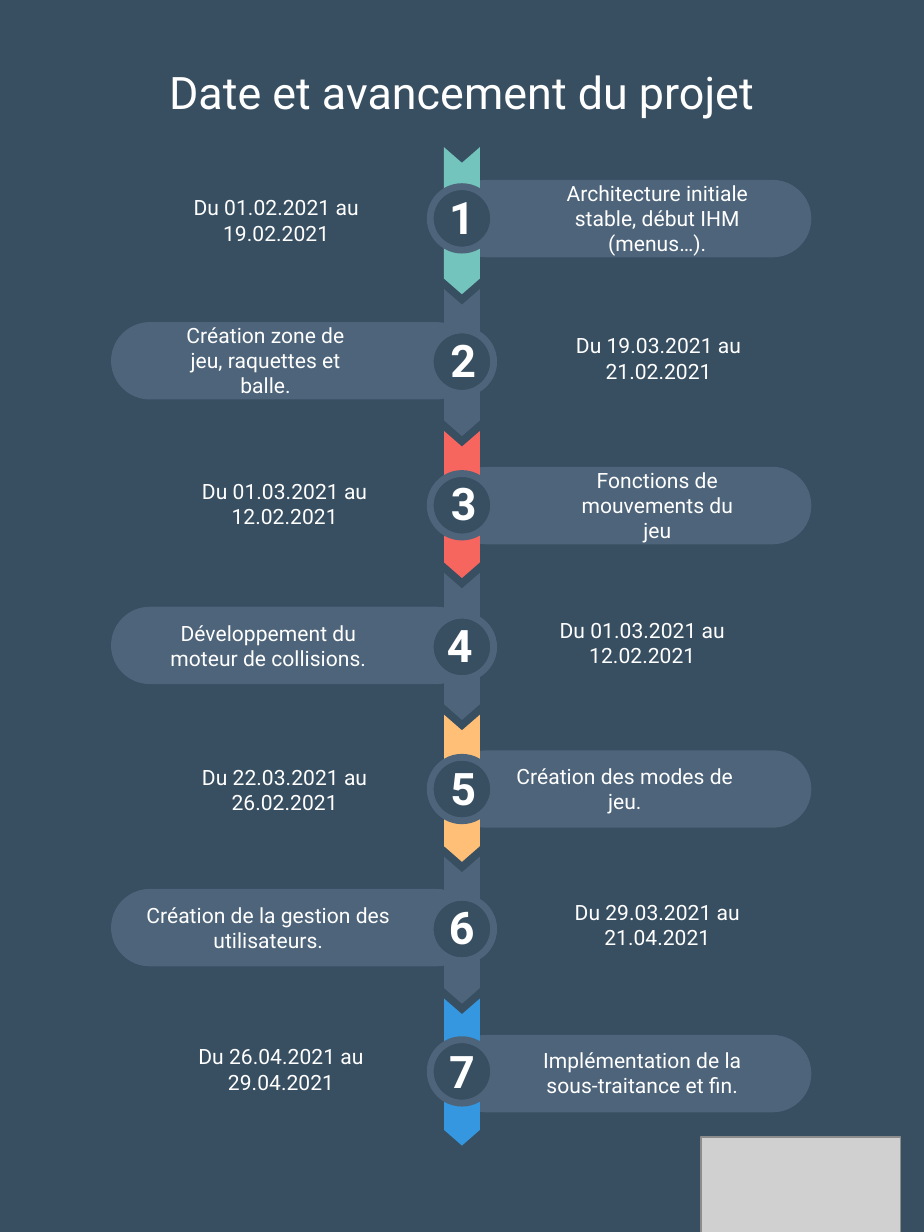
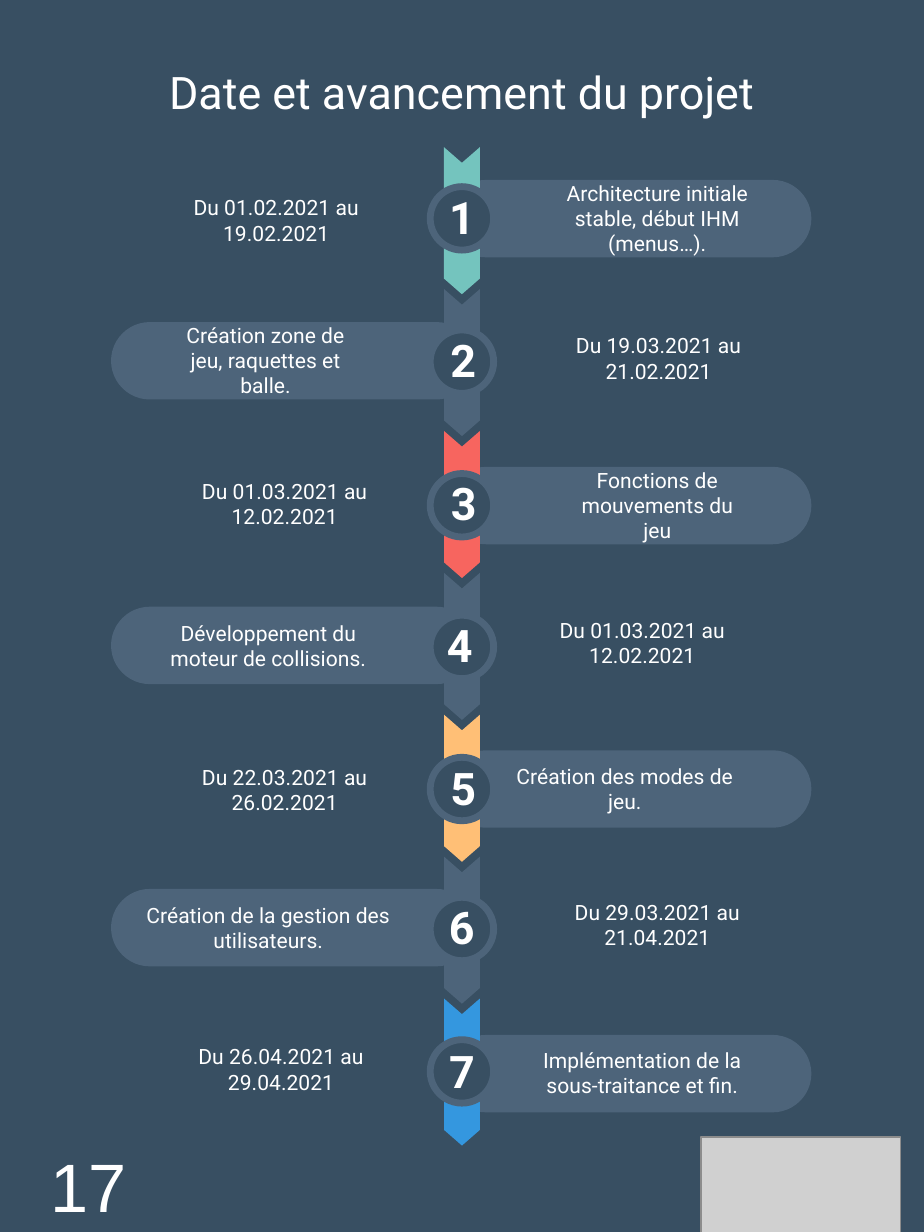
Before and after one commit to Loicpln/Projet_Algo_N2, a slide deck: slide 17 of Elements de presentation/Soutenance finale.pptx. Drawn at 924x1232 pixels with LibreOffice and Linux fonts; fonts in the diff are those of the drawing; grey boxes stand for pictures. Boxes give left, top, right and bottom in pixels: in the first picture for what was removed or moved away, otherwise in the second. Text is boxed around its words. In the diff, an @@ line names an element or a change of style, - is before the commit and + after.

```diff
--- a/Elements de presentation/Soutenance finale.pptx
+++ b/Elements de presentation/Soutenance finale.pptx
@@ text added at [50,1165,126,1212], 40 pt, text #FFFFFF @@
+17
```
Also in this commit, not shown: 22 other slides changed.
